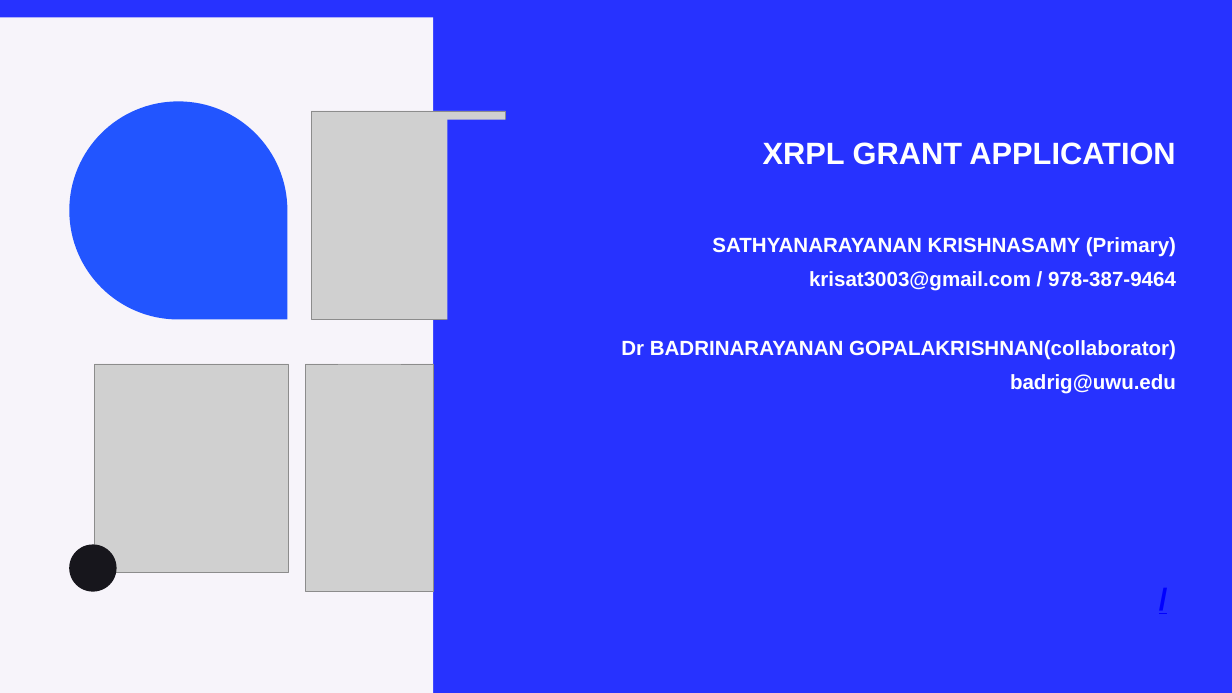
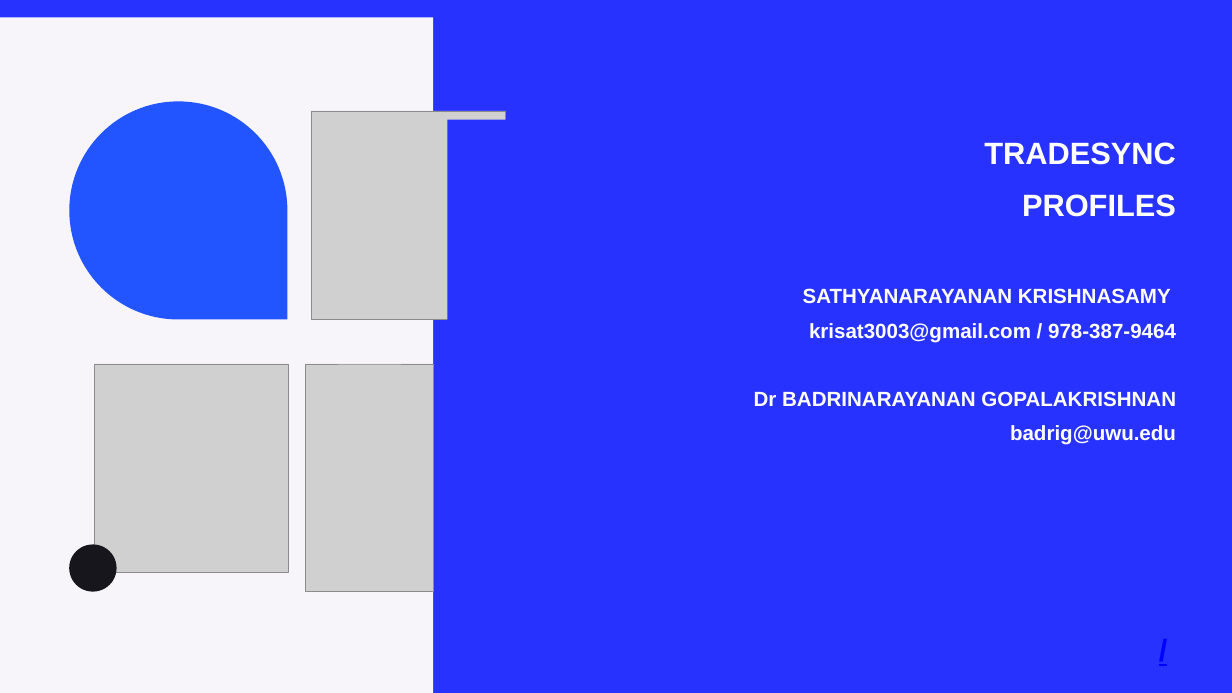
Before and after one commit to chainaimlabs/tradesync-dapp-react-solidity-xdc3-plugin, a slide deck: slide 1 of documents/TRADESYNC-V1.pptx. Drawn at 1232x693 pixels with LibreOffice and Linux fonts; fonts in the diff are those of the drawing; grey boxes stand for pictures. Boxes give left, top, right and bottom in pixels: in the first picture for what was removed or moved away, otherwise in the second. Text is boxed around its words. In the diff, an @@ line names an element or a change of style, - is before the commit and + after.

Commit message:
presentation

```diff
--- a/documents/TRADESYNC-V1.pptx
+++ b/documents/TRADESYNC-V1.pptx
@@ text at [803, 142, 1176, 304]: text changed @@
-XRPL GRANT APPLICATION
-SATHYANARAYANAN KRISHNASAMY (Primary)
+TRADESYNC
+PROFILES
+SATHYANARAYANAN KRISHNASAMY
@@ text at [754, 391, 1176, 406]: text changed @@
-Dr BADRINARAYANAN GOPALAKRISHNAN(collaborator)
+Dr BADRINARAYANAN GOPALAKRISHNAN
```
Also in this commit, not shown: 1 other file.
